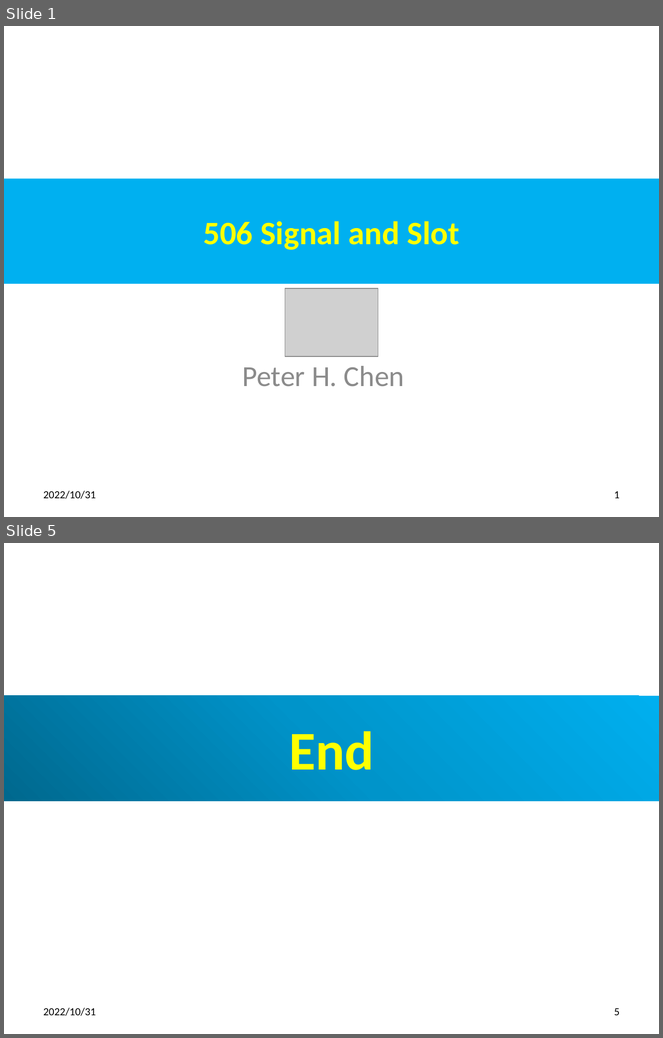
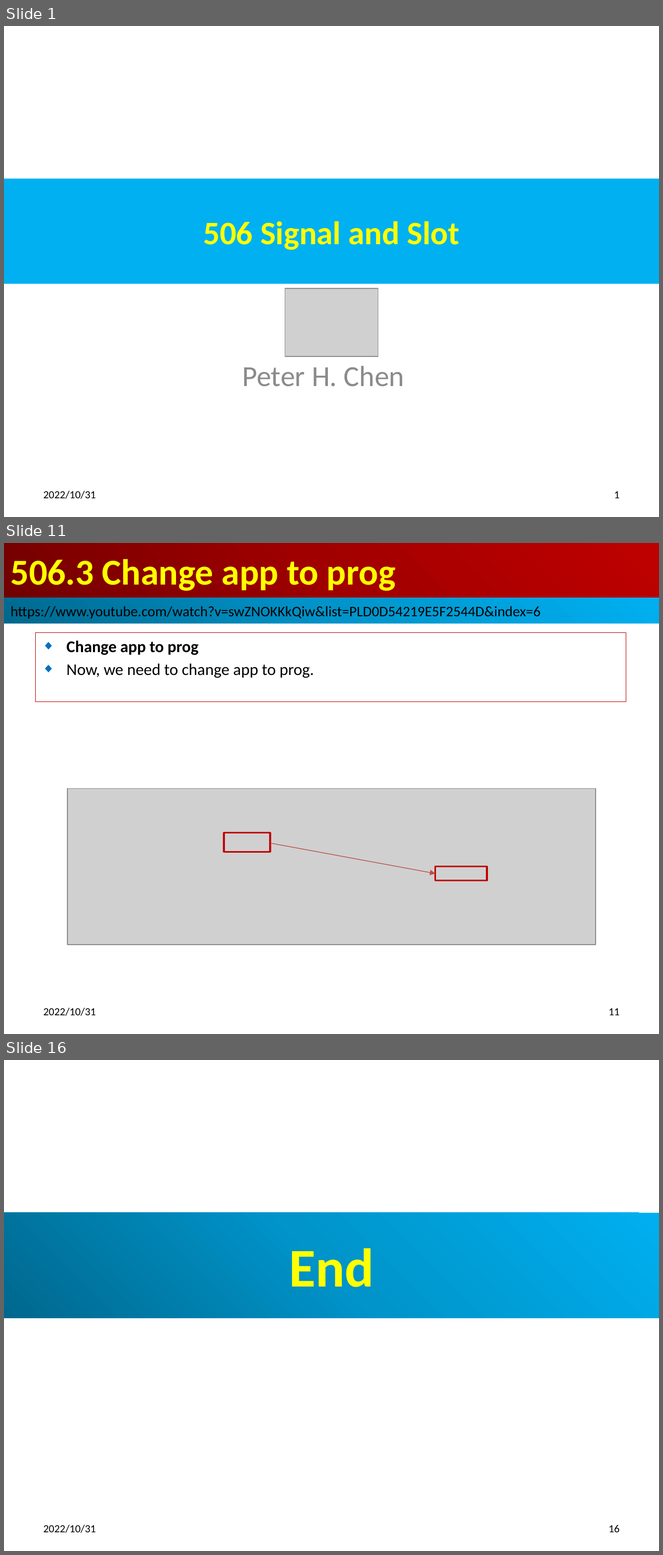
Before and after one commit to peterhchen/012_Qt, a slide deck: 506_Singal_Slot.pptx. Shown one above the other, each under a label of ours: slides 1 and 5 before the commit, slides 1, 11 and 16 after it; the slides between them are not shown. The pictures are 663x1038 and 663x1555 pixels, drawn with LibreOffice and Linux fonts; fonts in the diff are those of the drawing; grey boxes stand for pictures. Boxes give left, top, right and bottom in pixels: in the first picture for what was removed or moved away, otherwise in the second. Text is boxed around its words. In the diff, an @@ line names an element or a change of style, - is before the commit and + after.

```diff
--- a/506_Singal_Slot.pptx
+++ b/506_Singal_Slot.pptx
@@ slide 11 added at box(4, 543, 659, 1034), background #FFFFFF @@
@@ title added at box(4, 543, 659, 598), fill gradient #720000 to #A20000 to #C00000, 40 pt, text #FFFF00, bold @@
+506.3 Change app to prog
@@ rectangle added at box(4, 598, 659, 624), fill gradient #00688E to #0094CA to #00B0F0, 16 pt, text #000000 @@
+https://www.youtube.com/watch?v=swZNOKKkQiw&list=PLD0D54219E5F2544D&index=6
@@ subtitle added at box(35, 633, 626, 702), outline #C00000 0.75 pt, 18 pt, text #000000 @@
+◆ Change app to prog
+◆ Now, we need to change app to prog.
@@ picture added at box(67, 788, 596, 945) @@
@@ rectangle added at box(224, 833, 271, 852), outline #C00000 2 pt @@
@@ arrow added from (271, 843) to (436, 874), #BF4C48 0.75 pt @@
@@ rectangle added at box(436, 866, 488, 880), outline #C00000 2 pt @@
@@ text added at box(44, 1008, 96, 1016), 12 pt, text #000000 @@
+2022/10/31
@@ page number added at box(609, 1008, 620, 1016), 12 pt, text #000000 @@
+11
@@ what was slide 5 is now slide 16 @@
@@ page number at box(609, 1525, 620, 1533): text changed @@
-5
+16
```
Also in this commit, not shown: 3 slides changed, 10 other slides added, 2 other files.
